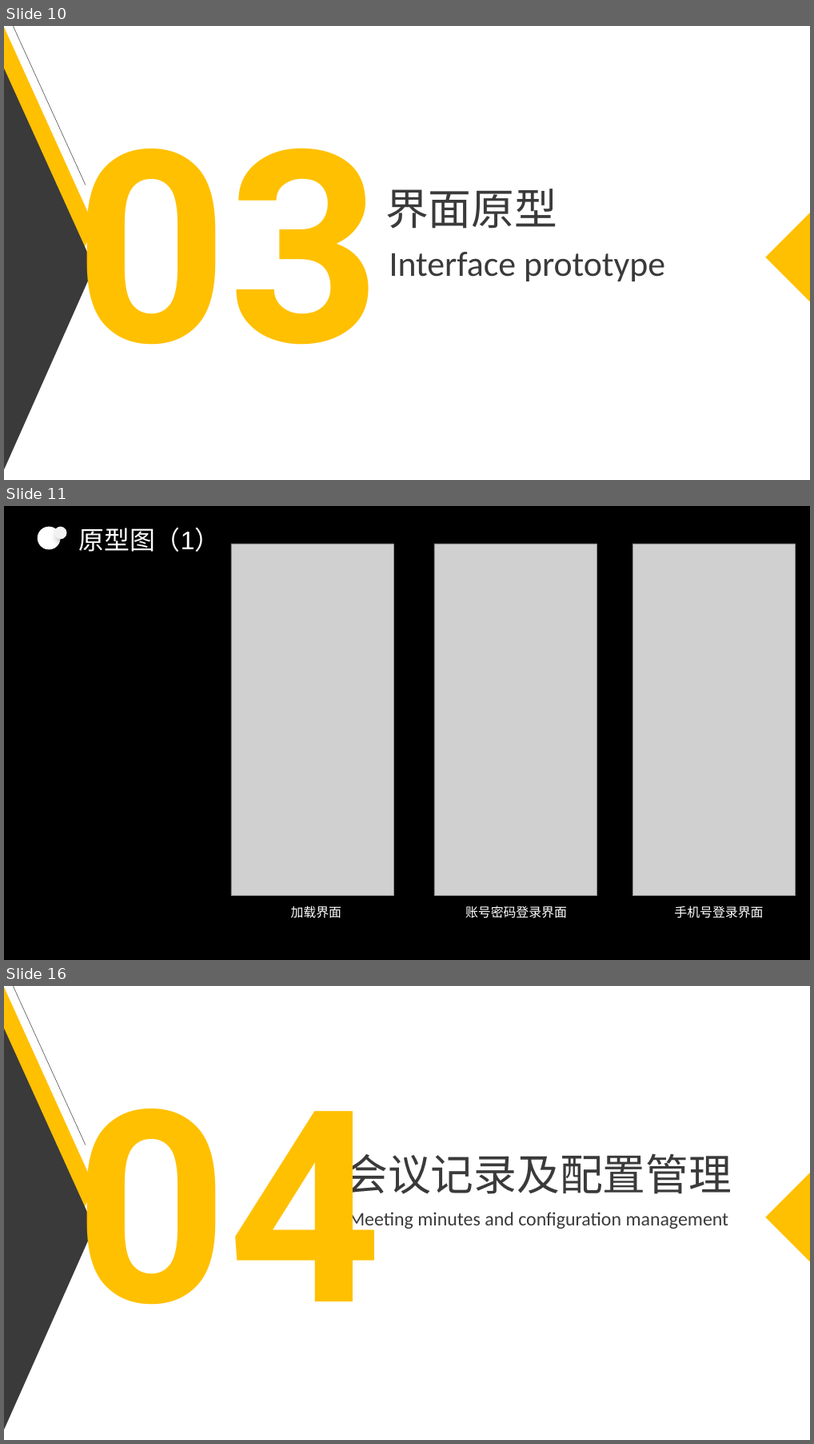
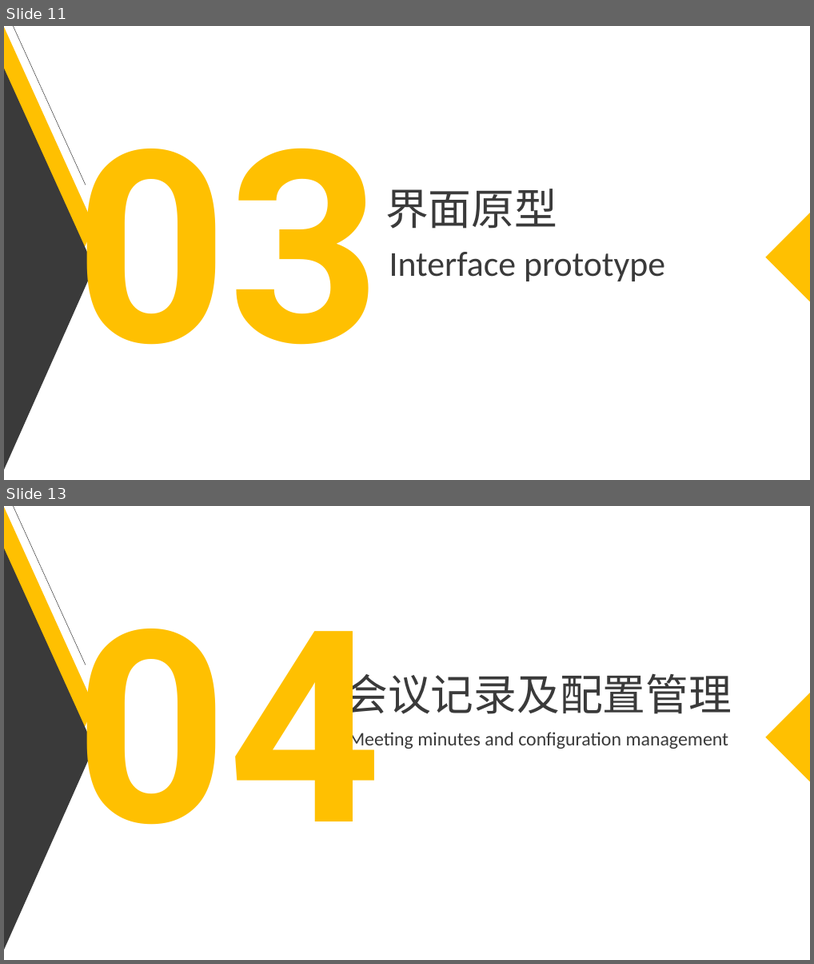
Before and after one commit to zszdxasdf/zhizhang, a slide deck: 需求分析/SE2020-G14-软件需求说明(SRS)0.2/SE2020-G14-软件需求规格说明(SRS)0.2.pptx. Shown one above the other, each under a label of ours: slides 10, 11 and 16 before the commit, slides 11 and 13 after it; the slides between them are not shown. The pictures are 814x1444 and 814x964 pixels, drawn with LibreOffice and Linux fonts; fonts in the diff are those of the drawing; grey boxes stand for pictures. Boxes give left, top, right and bottom in pixels: in the first picture for what was removed or moved away, otherwise in the second. Text is boxed around its words. In the diff, an @@ line names an element or a change of style, - is before the commit and + after.

```diff
--- a/需求分析/SE2020-G14-软件需求说明(SRS)0.2/SE2020-G14-软件需求规格说明(SRS)0.2.pptx
+++ b/需求分析/SE2020-G14-软件需求说明(SRS)0.2/SE2020-G14-软件需求规格说明(SRS)0.2.pptx
@@ slide 11 removed at (4,506,810,960), background #000000 @@
@@ ellipse removed at (38,527,60,549) @@
@@ ellipse removed at (54,527,66,540) @@
@@ text removed at (78,528,220,552) @@
-原型图（1）
@@ picture removed at (231,544,394,896) @@
@@ picture removed at (434,544,597,896) @@
@@ picture removed at (633,544,795,896) @@
@@ text removed at (291,905,342,918) @@
-加载界面
@@ text removed at (466,905,567,918) @@
-账号密码登录界面
@@ text removed at (674,905,763,918) @@
-手机号登录界面
@@ what was slide 10 is now slide 11 @@
@@ what was slide 16 is now slide 13 @@
```
Also in this commit, not shown: 6 slides changed, 2 slides added, 3 other slides removed.
